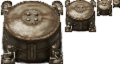
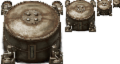
Comparing the layer stacks of the two w=120, h=64 images. Changes:
painted on "overlay" over (0, 0, 120, 64)
